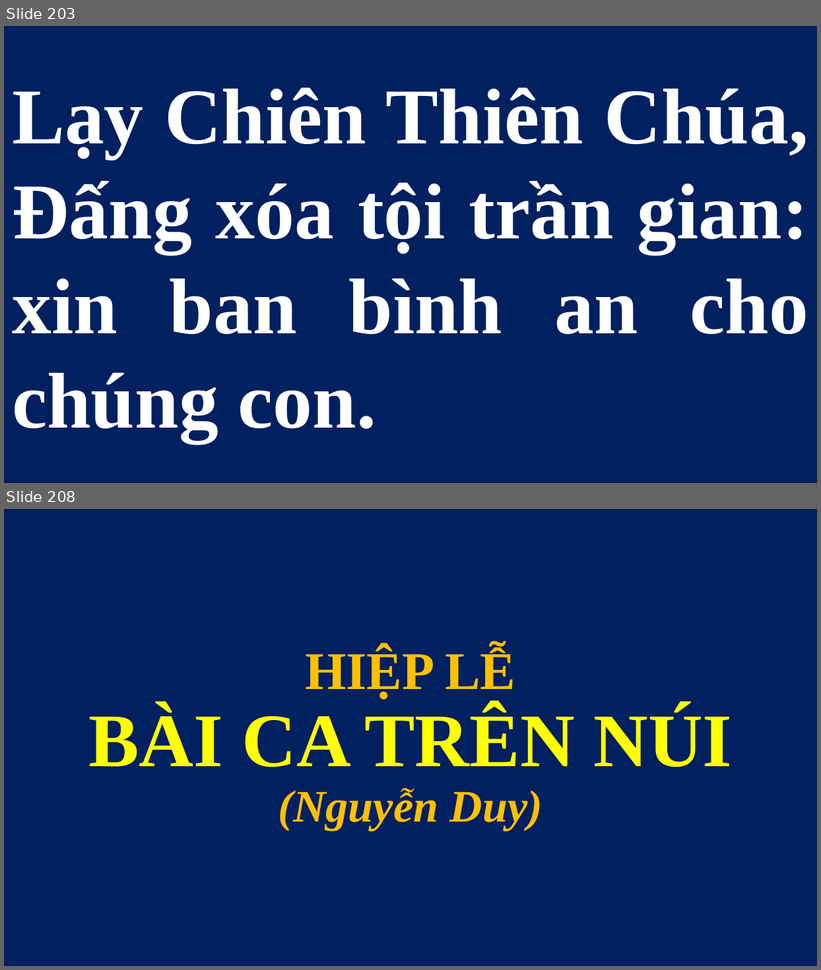
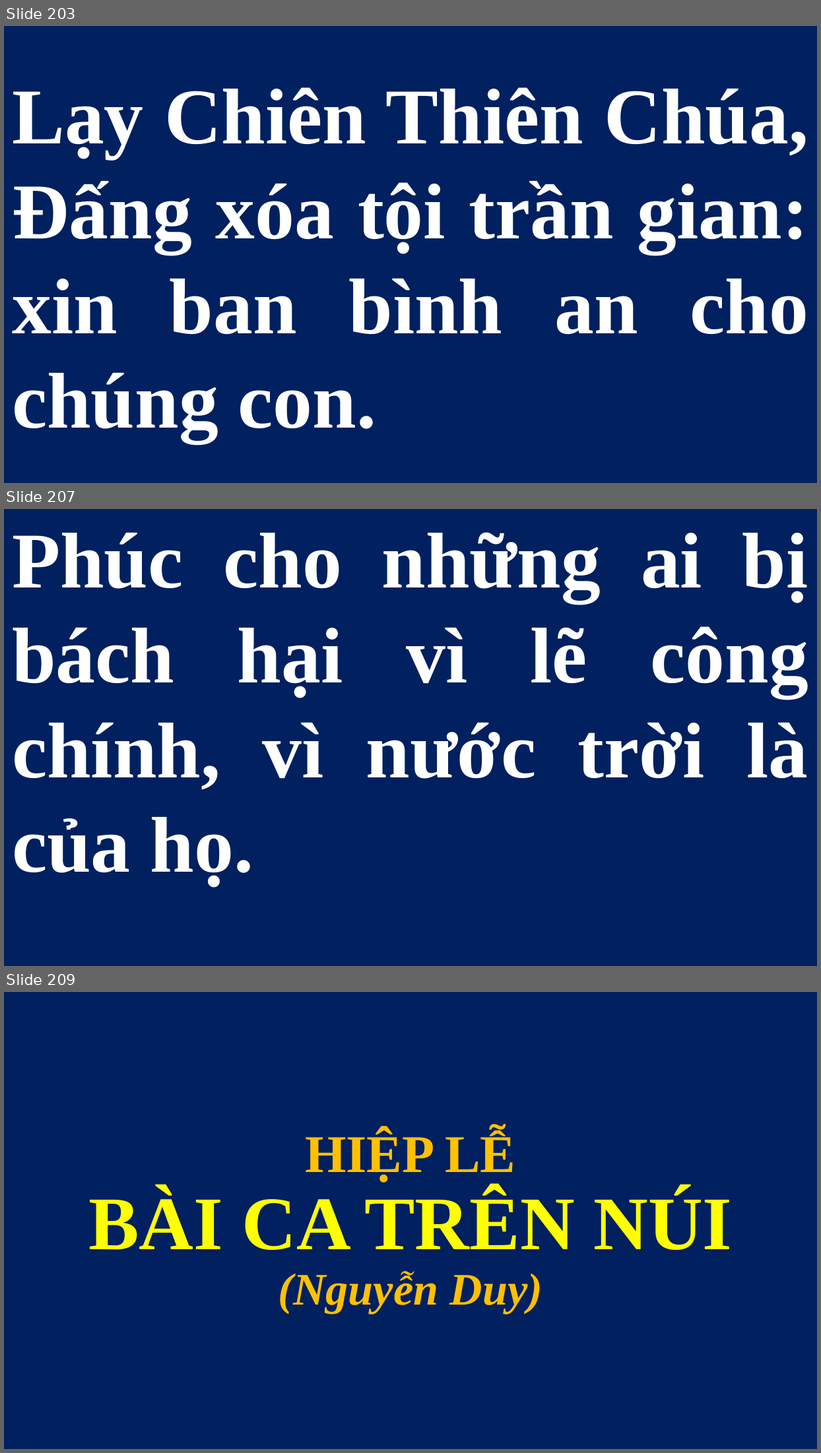
Before and after one commit to lythanhngodev64/SlideLe, a slide deck: Slide/Các Thánh Nam Nữ 2026.pptx. Shown one above the other, each under a label of ours: slides 203 and 208 before the commit, slides 203, 207 and 209 after it; the slides between them are not shown. The pictures are 821x970 and 821x1453 pixels, drawn with LibreOffice and Linux fonts; fonts in the diff are those of the drawing. Boxes give left, top, right and bottom in pixels: in the first picture for what was removed or moved away, otherwise in the second. Text is boxed around its words. In the diff, an @@ line names an element or a change of style, - is before the commit and + after.

```diff
--- a/Slide/Các Thánh Nam Nữ 2026.pptx
+++ b/Slide/Các Thánh Nam Nữ 2026.pptx
@@ slide 207 added at (4, 509, 817, 966), background #FFFFFF @@
@@ title added at (4, 509, 817, 966), fill #002060, 70 pt, text #FFFFFF, bold @@
+Phúc cho những ai bị bách hại vì lẽ công chính, vì nước trời là của họ.
@@ what was slide 208 is now slide 209 @@
```
Also in this commit, not shown: 2 slides changed, 1 other slide added, 1 slide removed, 1 other file.
